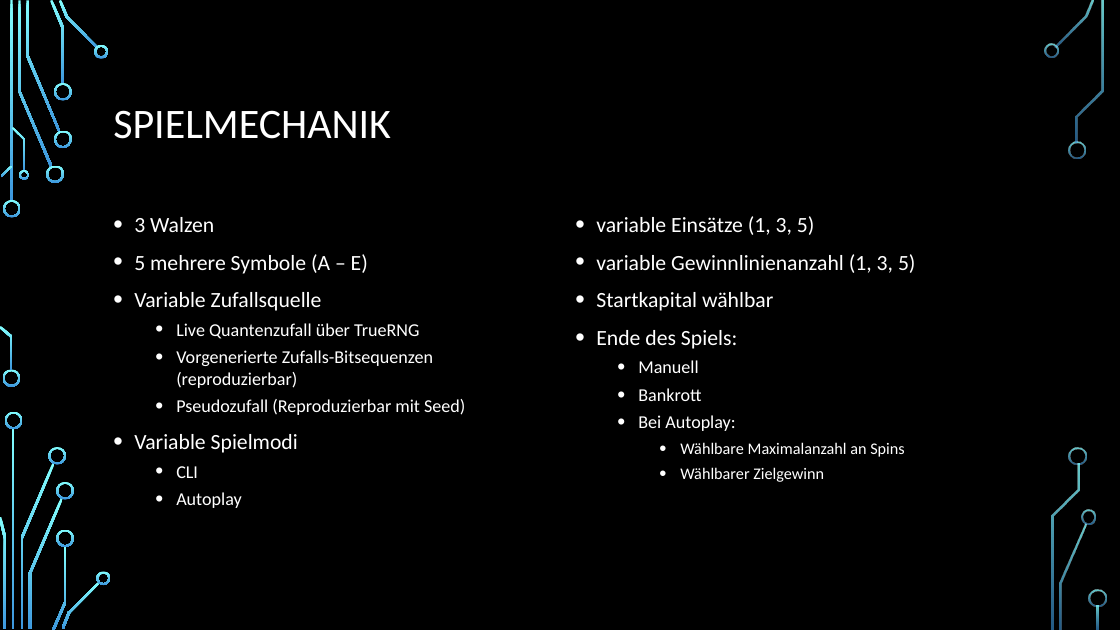
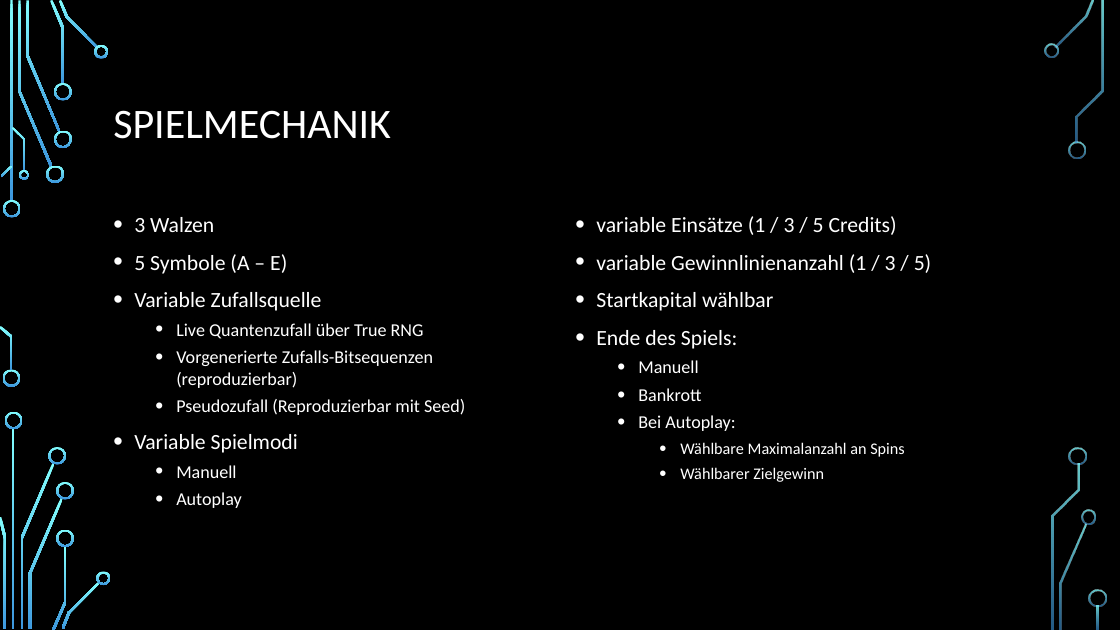
Before and after one commit to freiheits-stack/slot_project, a slide deck: slide 6 of docs/Spiel_Quantenzufall_Präsentation.pptx (slide 7 before the commit). Drawn at 1120x630 pixels with LibreOffice and Linux fonts; fonts in the diff are those of the drawing; background and template pictures are left out. Boxes give left, top, right and bottom in pixels: in the first picture for what was removed or moved away, otherwise in the second. Text is boxed around its words. In the diff, an @@ line names an element or a change of style, - is before the commit and + after.

```diff
--- a/docs/Spiel_Quantenzufall_Präsentation.pptx
+++ b/docs/Spiel_Quantenzufall_Präsentation.pptx
@@ text at (596,216,932,273): text changed @@
-• variable Einsätze (1, 3, 5)
-• variable Gewinnlinienanzahl (1, 3, 5)
+• variable Einsätze (1 / 3 / 5 Credits)
+• variable Gewinnlinienanzahl (1 / 3 / 5)
@@ text at (134,254,287,274): text changed @@
-• 5 mehrere Symbole (A – E)
+• 5 Symbole (A – E)
@@ text at (176,323,424,339): spaces changed @@
-  • Live Quantenzufall über TrueRNG
+  • Live Quantenzufall über True RNG
@@ text at (176,465,236,478): text changed @@
-  • CLI
+  • Manuell
```
Also in this commit, not shown: 8 other slides changed, 8 slides added, 8 slides removed, 2 other files.
